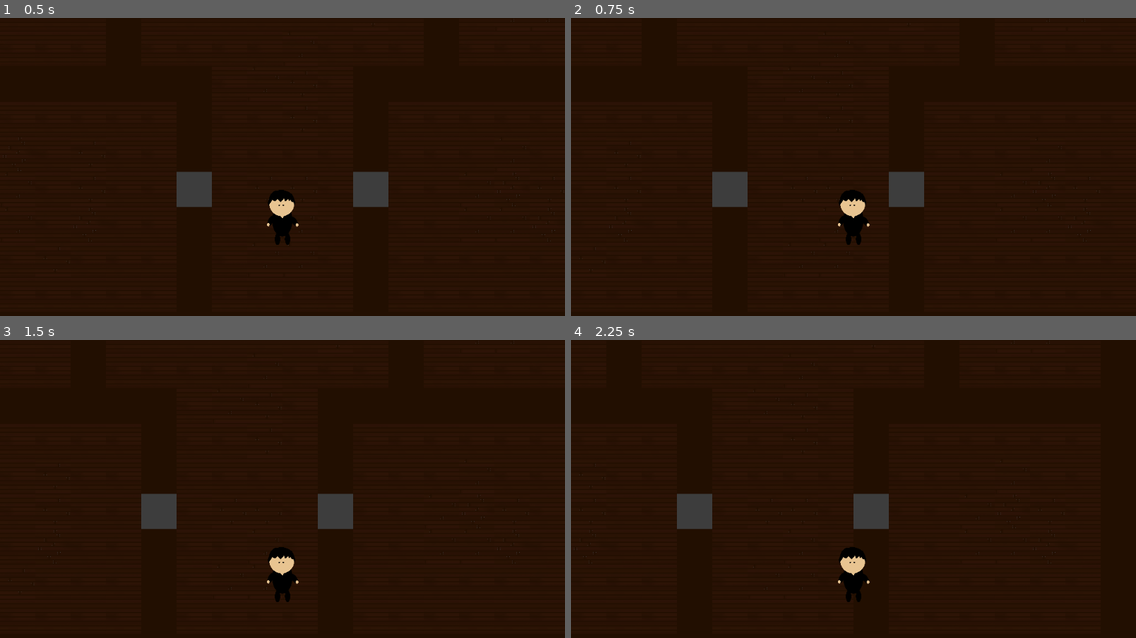
Above: before the commit, frames 1-4 (two rows, left to right).
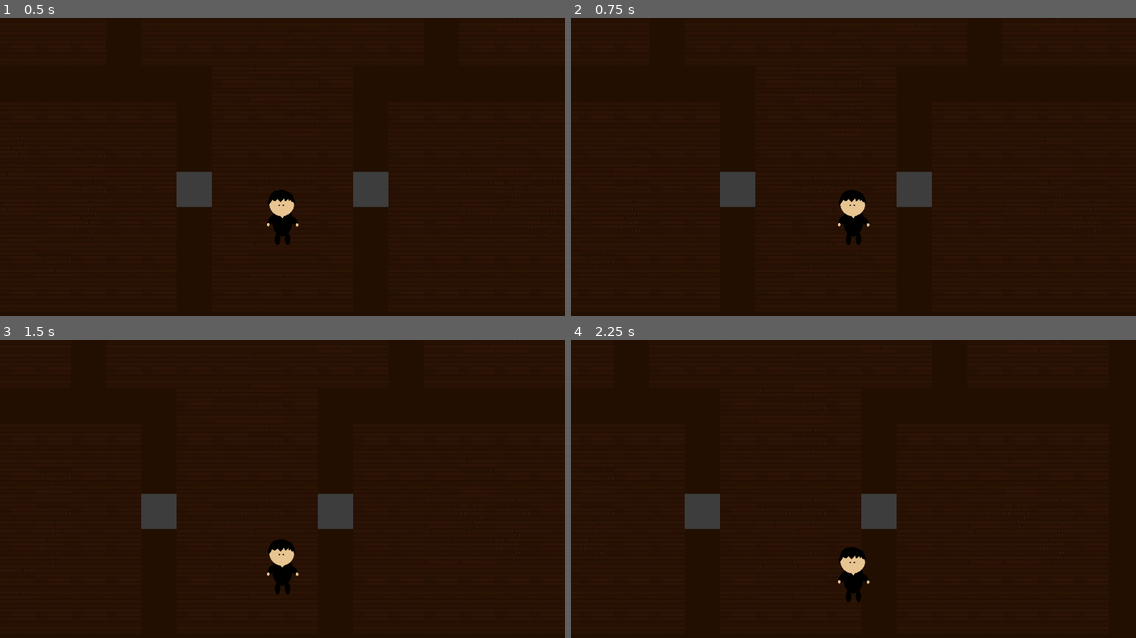
Above: after the commit, the same moments.

Repository: mtaubert/ludum_dare_44
Game: Godot game, scene res://Scenes/Bottom_Floor.tscn
Same seed, same stepped clock (60 frames per second), same inputs: the game is played once before the commit and once after it. The project has no main scene, so this scene is started directly.
Inputs:
- Up to frame 1 (0.5 s): no input
- Up to frame 2 (0.75 s): tap Enter at 0.5 s; hold Right (ui_right) from 0.53 s (still down)
- Up to frame 3 (1.5 s): tap Space at 1.25 s; release Right (ui_right) at 1.28 s; hold Down (ui_down) from 1.28 s (still down)
- Up to frame 4 (2.25 s): tap Enter at 2 s; release Down (ui_down) at 2.03 s; hold Right (ui_right) from 2.03 s (still down)

Frame 1 is identical in both runs. In frame 2, 0.7% of the frame differs, in the area x 3-94%, y 0-85%; in frame 3, 0.6%; in frame 4, 0.7%.

Commit message:
player movement tween

Diff:
--- a/Scripts/Overworld.gd
+++ b/Scripts/Overworld.gd
@@ -1,6 +1,7 @@
 extends Node2D
 
 onready var player = get_node("Mansion/Sorter/player_character")
+onready var playerTween = get_node("Mansion/Sorter/player_character/Player_Tween")
 export(Vector2) var playerSpawn
 var playerPos
 
@@ -22,5 +23,6 @@
 	pass
 
 func move_player(direction:Vector2):
-	playerPos += direction
-	player.position = $Mansion.map_to_world(playerPos)
+	var newPlayerPos = playerPos + direction
+	playerPos = newPlayerPos
+	player.move_player($Mansion.map_to_world(playerPos))
--- a/player_character.gd
+++ b/player_character.gd
@@ -1,4 +1,6 @@
 extends Node2D
+
+signal movement_done()
 
 var dir = Vector2()
 export var speed = 1000
@@ -19,3 +21,12 @@
 	dir.y = Input.get_action_strength("ui_down") - Input.get_action_strength("ui_up")
 	dir = dir.normalized()
 	$KinematicBody2D.move_and_slide(dir * speed)
+
+#Moves player to a new location
+func move_player(location:Vector2):
+	$Movement_Tween.interpolate_property(self, "position", self.position, location, 0.3, 4, 2)
+	$Movement_Tween.start()
+
+#Called when tween finishes
+func movement_done():
+	emit_signal("movement_done")
--- a/player_character.tscn
+++ b/player_character.tscn
@@ -26,3 +26,7 @@
 texture = ExtResource( 2 )
 region_enabled = true
 region_rect = Rect2( 145, 100, 300, 520 )
+
+[node name="Movement_Tween" type="Tween" parent="."]
+
+[connection signal="tween_completed" from="Movement_Tween" to="." method="movement_done"]
